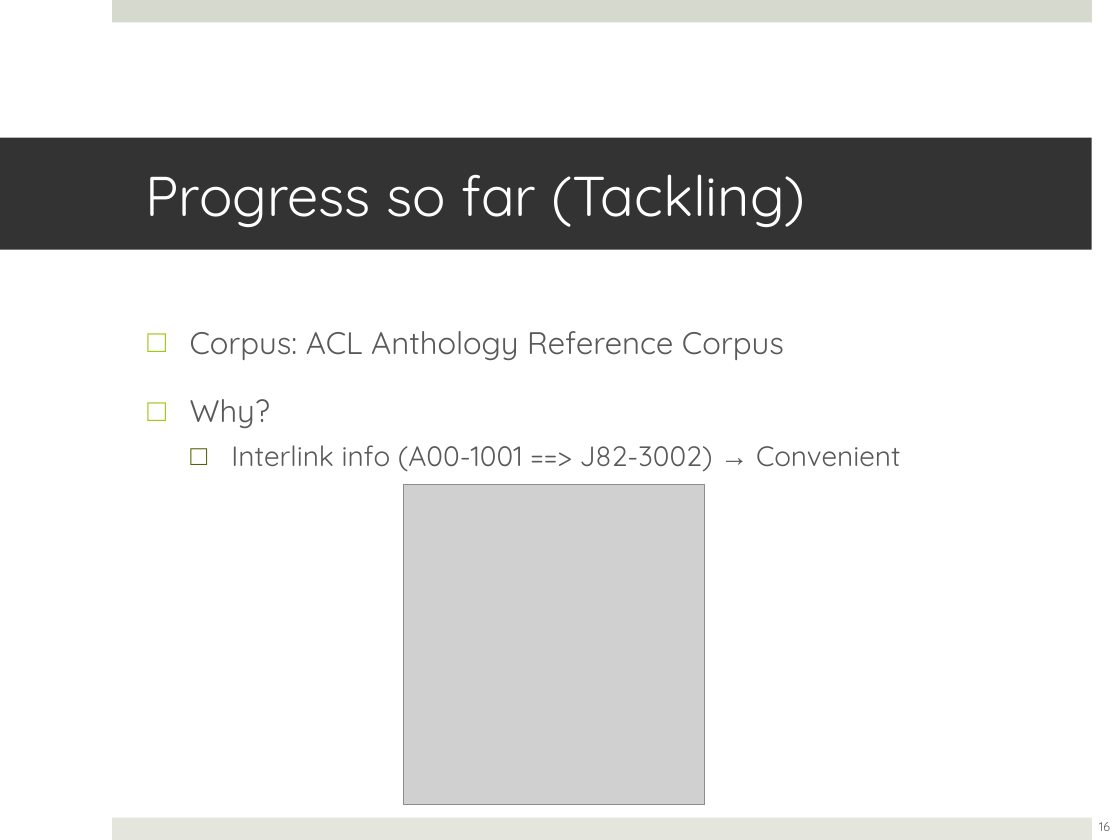
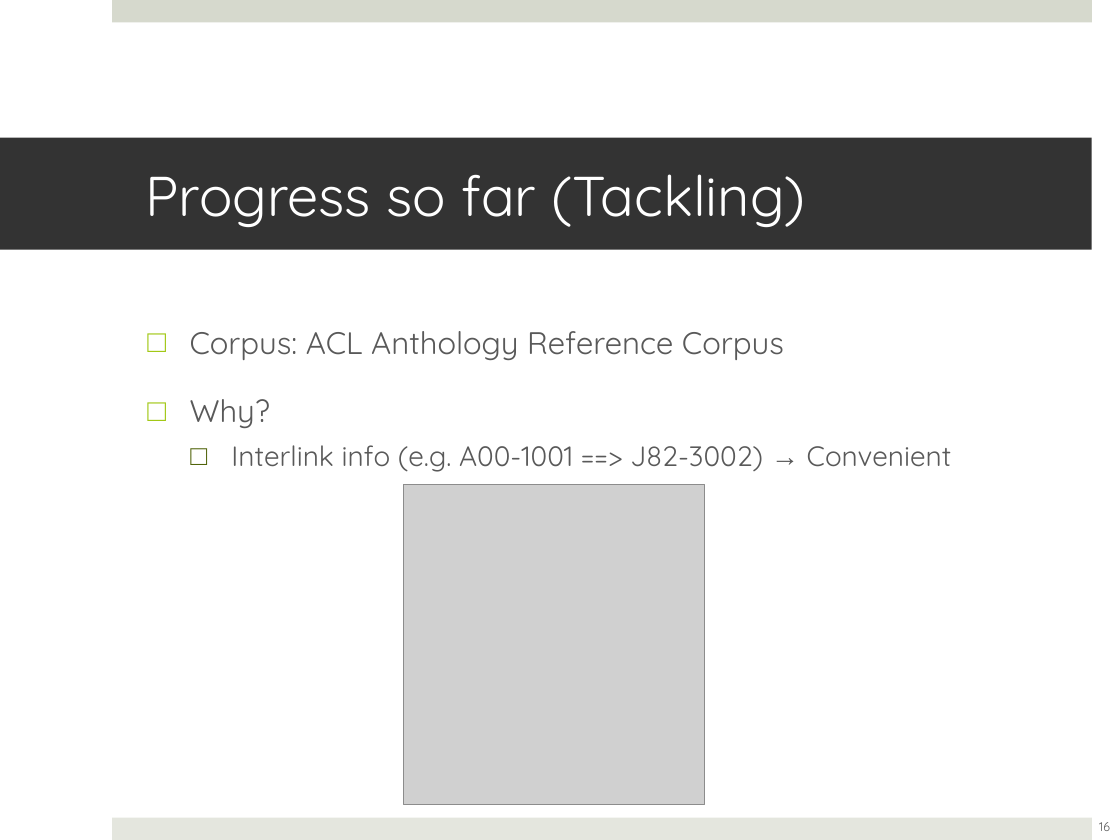
Before and after one commit to lwheng/fyp, a slide deck: slide 16 of presentation/fypupdate25may2012.ppt. Drawn at 1120x840 pixels with LibreOffice and Linux fonts; fonts in the diff are those of the drawing; grey boxes stand for pictures. Boxes give left, top, right and bottom in pixels: in the first picture for what was removed or moved away, otherwise in the second. Text is boxed around its words. In the diff, an @@ line names an element or a change of style, - is before the commit and + after.

Commit message:
updated slides

```diff
--- a/presentation/fypupdate25may2012.ppt
+++ b/presentation/fypupdate25may2012.ppt
@@ text at box(231, 445, 952, 472): text changed @@
-  □ Interlink info (A00-1001 ==> J82-3002) → Convenient
+  □ Interlink info (e.g. A00-1001 ==> J82-3002) → Convenient
```
Also in this commit, not shown: 3 other slides changed.
